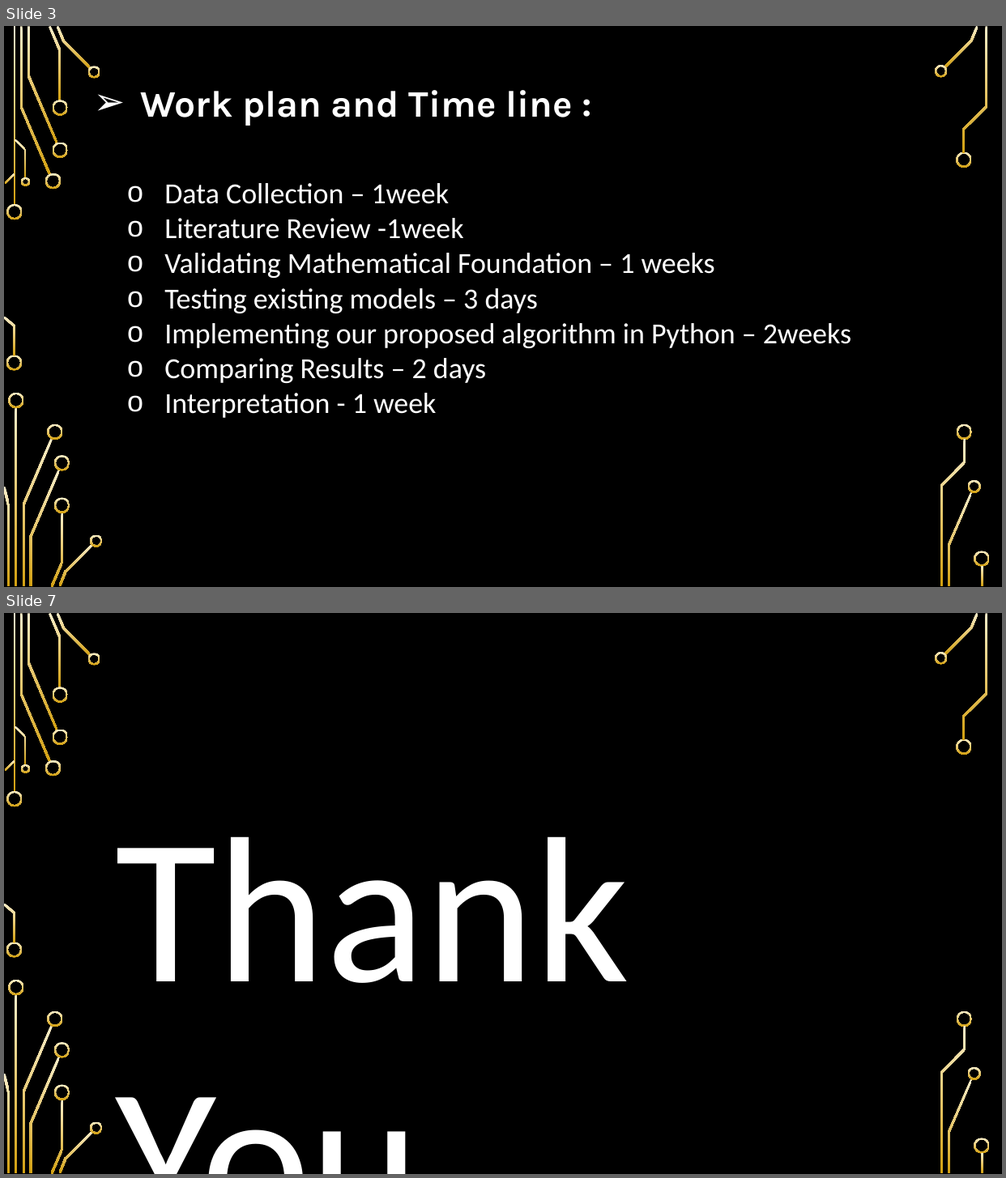
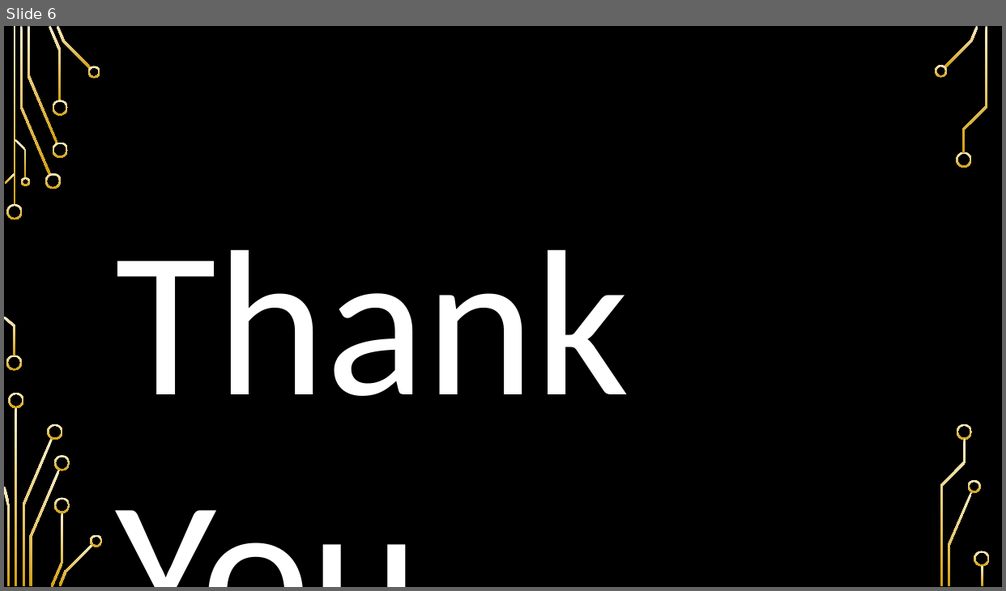
Before and after one commit to biswajit-github-2022/RKMVERI_2ND, a slide deck: class/ML/ML_project/ml_project_proposal_uddalak_mukherjee_biswajit_rana/ML_Project_Update.pptx. Shown one above the other, each under a label of ours: slides 3 and 7 before the commit, slide 6 after it; the slides between them are not shown. The pictures are 1006x1178 and 1006x591 pixels, drawn with LibreOffice and Linux fonts; fonts in the diff are those of the drawing; background and template pictures are left out. Boxes give left, top, right and bottom in pixels: in the first picture for what was removed or moved away, otherwise in the second. Text is boxed around its words. In the diff, an @@ line names an element or a change of style, - is before the commit and + after.

```diff
--- a/class/ML/ML_project/ml_project_proposal_uddalak_mukherjee_biswajit_rana/ML_Project_Update.pptx
+++ b/class/ML/ML_project/ml_project_proposal_uddalak_mukherjee_biswajit_rana/ML_Project_Update.pptx
@@ slide 3 removed at (4,26,1002,587), background picture (left out); not listed: 36 template elements that a slide beside it also shows @@
@@ text removed at (141,90,572,125) @@
-➢ Work plan and Time line :
@@ text removed at (164,183,851,418) @@
-o Data Collection – 1week
-o Literature Review -1week
-o Validating Mathematical Foundation – 1 weeks
-o Testing existing models – 3 days
-o Implementing our proposed algorithm in Python – 2weeks
-o Comparing Results – 2 days
-o Interpretation - 1 week
@@ what was slide 7 is now slide 6 @@
```
Also in this commit, not shown: 1 slide changed, 2 slides added, 2 other slides removed.
